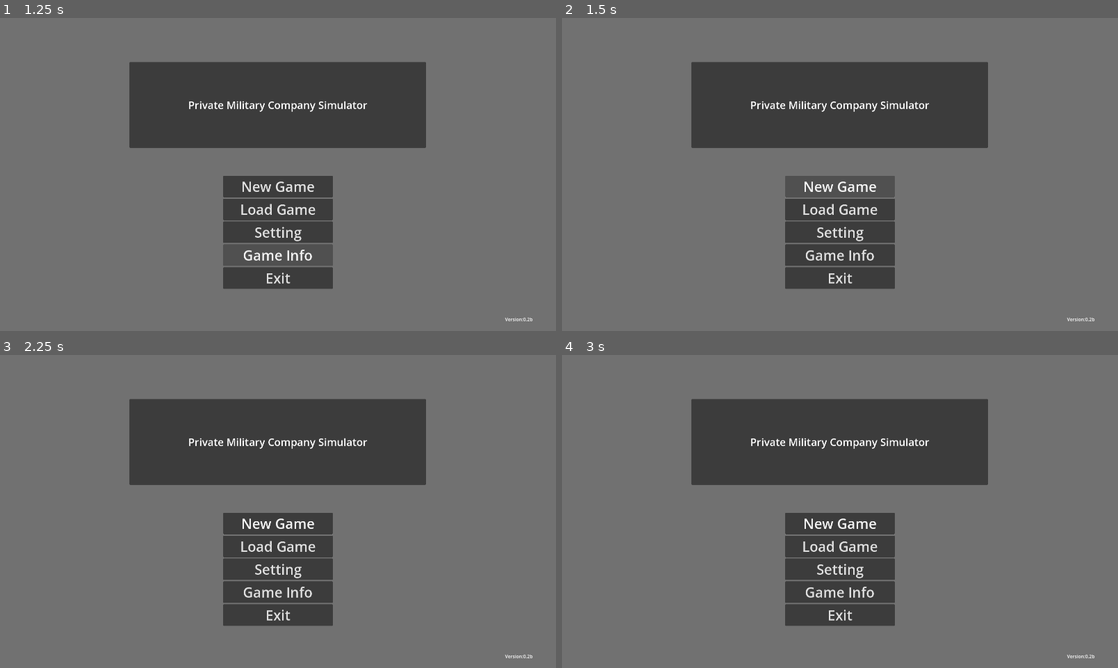
Above: before the commit, frames 1-4 (two rows, left to right).
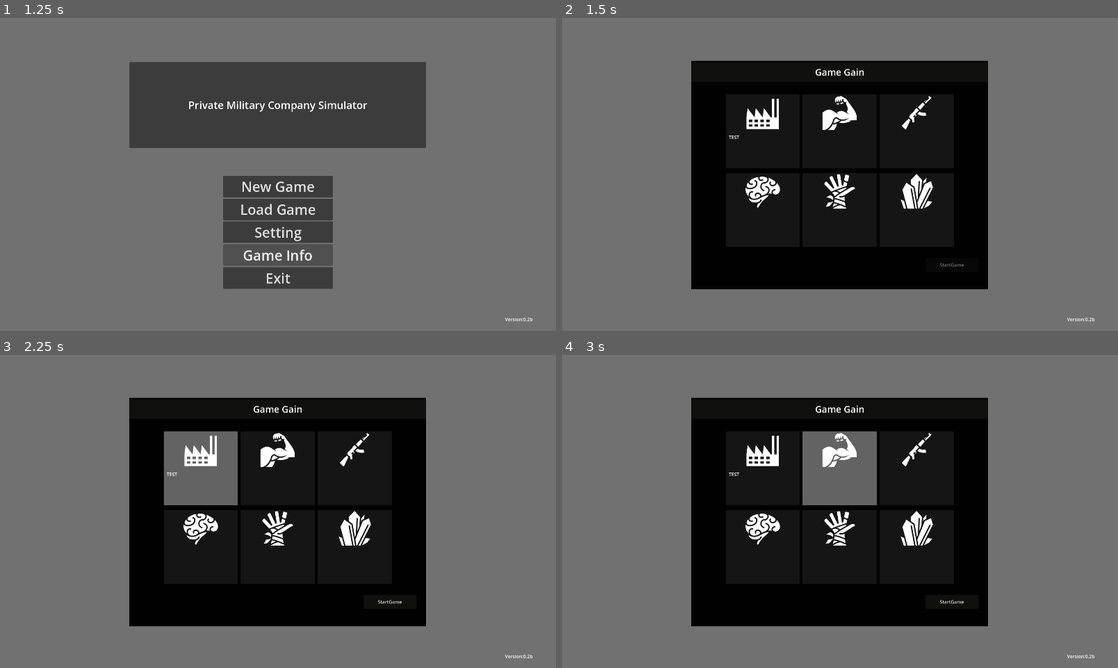
Above: after the commit, the same moments.

Repository: triplekill/testproject
Game: Godot game, scene res://Loading.tscn
Two runs of this game, one before a commit and one after it. Both use one fixed random seed, a clock stepped at 60 frames per second and the inputs below.
Inputs (mouse positions are in pixels of both pictures, inside the frame that each line leads up to):
- Up to frame 1 (1.25 s): tap Enter at 0.5 s
- Up to frame 2 (1.5 s): click "New Game" at 1.25 s
- Up to frame 3 (2.25 s): click (200, 467) at 2 s, where only the run after the commit has a clickable "TEST"
- Up to frame 4 (3 s): click (840, 467) at 2.77 s

Frame 1 is identical in both runs. In frame 2, 39% of the frame differs, in the area x 23-77%, y 13-87%; in frame 3, 38%; in frame 4, 38%.

Commit message:
更新脚手架

Diff:
--- a/language/language.csv
+++ b/language/language.csv
@@ -13,3 +13,5 @@
 S_SAVE,保存,Save
 S_CLOSED,关闭,Close
 S_FULLSCREEN,全屏,Fullscreen
+S_START,开始游戏,StartGame
+MU_DIFFICULTY,选择增益,Game Gain
--- /dev/null
+++ b/res/seletedButton.tres
@@ -0,0 +1,8 @@
+[gd_resource type="Theme" load_steps=2 format=3 uid="uid://ckksrwmn0ns3b"]
+
+[sub_resource type="StyleBoxFlat" id="StyleBoxFlat_vs1om"]
+bg_color = Color(0.388235, 0.388235, 0.388235, 1)
+border_color = Color(1, 1, 1, 1)
+
+[resource]
+Button/styles/pressed = SubResource("StyleBoxFlat_vs1om")
--- /dev/null
+++ b/scenes/ChoseDifficulty.gd
@@ -0,0 +1,51 @@
+extends Control
+
+@onready var button_1 = $Panel/MarginContainer/VBoxContainer/HBoxContainer/Panel/Button1
+@onready var button_2 = $Panel/MarginContainer/VBoxContainer/HBoxContainer/Panel2/Button2
+@onready var button_3 = $Panel/MarginContainer/VBoxContainer/HBoxContainer/Panel3/Button3
+@onready var button_4 = $Panel/MarginContainer/VBoxContainer/HBoxContainer2/Panel/Button4
+@onready var button_5 = $Panel/MarginContainer/VBoxContainer/HBoxContainer2/Panel2/Button5
+@onready var button_6 = $Panel/MarginContainer/VBoxContainer/HBoxContainer2/Panel3/Button6
+@onready var start_game_button = $Panel/StartGameButton
+
+var choiseDic = {}
+
+signal change
+
+func _ready():
+	var choisButton = ButtonGroup.new()
+	button_1.button_group = choisButton
+	button_2.button_group = choisButton
+	button_3.button_group = choisButton
+	button_4.button_group = choisButton
+	button_5.button_group = choisButton
+	button_6.button_group = choisButton
+	connect("change",Callable(self,"_on_choise"))
+
+func _on_button_1_pressed():
+	choiseDic = {"aaa":20}
+	emit_signal("change",choiseDic)
+
+func _on_button_2_pressed():
+	choiseDic = {"bbb":30}
+	emit_signal("change",choiseDic)
+
+func _on_button_3_pressed():
+	choiseDic ={"ccc":40}
+	emit_signal("change",choiseDic)
+
+func _on_button_4_pressed():
+	choiseDic ={"ddd":50}
+	emit_signal("change",choiseDic)
+
+func _on_button_5_pressed():
+	choiseDic ={"eee":60}
+	emit_signal("change",choiseDic)
+
+func _on_button_6_pressed():
+	choiseDic = {"fff":70}
+	emit_signal("change",choiseDic)
+
+func _on_choise(choiseDic):
+	print("_on_choise",choiseDic)
+	start_game_button.disabled = false
--- a/scenes/Main.gd
+++ b/scenes/Main.gd
@@ -5,6 +5,7 @@
 @onready var screensetting = $CanvasLayer/SettingControl/Panel/MarginContainer/VBoxContainer/FullScreenPanel/CheckButton
 @onready var info_control = $CanvasLayer/InfoControl
 @onready var version = $CanvasLayer/Label
+@onready var chose_difficulty = $CanvasLayer/ChoseDifficulty
 
 
 func _ready():
@@ -19,7 +20,7 @@
 	#ProjectSettings
 # 新游戏
 func _on_new_game_button_pressed():
-	pass # Replace with function body.
+	chose_difficulty.show()
 
 
 # 读取存档
@@ -53,6 +54,10 @@
 func _on_close_button_pressed():
 	$CanvasLayer/InfoControl.hide()
 
+# 开始游戏
+func _on_start_game_button_pressed():
+	get_tree().change_scene_to_file("res://scenes/NewGame.tscn")
+
 # 退出游戏
 func _on_exit_button_pressed():
 	get_tree().quit()
--- a/scenes/Main.tscn
+++ b/scenes/Main.tscn
@@ -1,7 +1,15 @@
-[gd_scene load_steps=4 format=3 uid="uid://cm2hpucripyd6"]
+[gd_scene load_steps=12 format=3 uid="uid://cm2hpucripyd6"]
 
 [ext_resource type="Script" path="res://scenes/Main.gd" id="1_p6ta0"]
 [ext_resource type="Script" path="res://scenes/SettingControl.gd" id="2_8284n"]
+[ext_resource type="Script" path="res://scenes/ChoseDifficulty.gd" id="3_uqx7l"]
+[ext_resource type="Theme" uid="uid://ckksrwmn0ns3b" path="res://res/seletedButton.tres" id="4_5e5i8"]
+[ext_resource type="Texture2D" uid="uid://o040asghe6mg" path="res://asset/icon/factory_white.png" id="5_en50q"]
+[ext_resource type="Texture2D" uid="uid://o1gw6l1rblbp" path="res://asset/icon/training_white.png" id="6_hvfyo"]
+[ext_resource type="Texture2D" uid="uid://cgyjcorrhv78b" path="res://asset/icon/weapon_white.png" id="7_tce7t"]
+[ext_resource type="Texture2D" uid="uid://vptmkwegj6ol" path="res://asset/icon/hacker_white.png" id="8_wk26e"]
+[ext_resource type="Texture2D" uid="uid://bjrhe5iuac24n" path="res://asset/icon/loot_white.png" id="9_pxj8f"]
+[ext_resource type="Texture2D" uid="uid://cjqixed3bj377" path="res://asset/icon/mine_white.png" id="10_emsxn"]
 
 [sub_resource type="StyleBoxFlat" id="StyleBoxFlat_np3cl"]
 bg_color = Color(0.00712737, 0.00546549, 0.00304819, 1)
@@ -343,6 +351,329 @@
 horizontal_alignment = 1
 vertical_alignment = 1
 
+[node name="ChoseDifficulty" type="Control" parent="CanvasLayer"]
+visible = false
+layout_mode = 3
+anchor_left = 0.5
+anchor_top = 0.137
+anchor_right = 0.5
+anchor_bottom = 0.137
+offset_left = -512.64
+offset_top = 0.0399933
+offset_right = 511.36
+offset_bottom = 788.04
+script = ExtResource("3_uqx7l")
+
+[node name="Panel" type="Panel" parent="CanvasLayer/ChoseDifficulty"]
+layout_mode = 1
+anchors_preset = 15
+anchor_right = 1.0
+anchor_bottom = 1.0
+grow_horizontal = 2
+grow_vertical = 2
+theme_override_styles/panel = SubResource("StyleBoxFlat_np3cl")
+
+[node name="MarginContainer" type="MarginContainer" parent="CanvasLayer/ChoseDifficulty/Panel"]
+layout_mode = 1
+anchors_preset = 15
+anchor_right = 1.0
+anchor_bottom = 1.0
+grow_horizontal = 2
+grow_vertical = 2
+theme_override_constants/margin_left = 5
+theme_override_constants/margin_top = 5
+theme_override_constants/margin_right = 5
+theme_override_constants/margin_bottom = 5
+
+[node name="VBoxContainer" type="VBoxContainer" parent="CanvasLayer/ChoseDifficulty/Panel/MarginContainer"]
+layout_mode = 2
+theme_override_constants/separation = 5
+
+[node name="Panel" type="Panel" parent="CanvasLayer/ChoseDifficulty/Panel/MarginContainer/VBoxContainer"]
+clip_contents = true
+custom_minimum_size = Vector2(1024, 68)
+layout_mode = 2
+
+[node name="Label" type="Label" parent="CanvasLayer/ChoseDifficulty/Panel/MarginContainer/VBoxContainer/Panel"]
+layout_mode = 1
+anchors_preset = 15
+anchor_right = 1.0
+anchor_bottom = 1.0
+grow_horizontal = 2
+grow_vertical = 2
+theme_override_font_sizes/font_size = 32
+text = "MU_DIFFICULTY"
+horizontal_alignment = 1
+vertical_alignment = 1
+
+[node name="Control" type="Control" parent="CanvasLayer/ChoseDifficulty/Panel/MarginContainer/VBoxContainer"]
+custom_minimum_size = Vector2(0, 32)
+layout_mode = 2
+
+[node name="HBoxContainer" type="HBoxContainer" parent="CanvasLayer/ChoseDifficulty/Panel/MarginContainer/VBoxContainer"]
+layout_mode = 2
+theme_override_constants/separation = 10
+alignment = 1
+
+[node name="Panel" type="Panel" parent="CanvasLayer/ChoseDifficulty/Panel/MarginContainer/VBoxContainer/HBoxContainer"]
+clip_contents = true
+custom_minimum_size = Vector2(256, 256)
+layout_mode = 2
+
+[node name="Button1" type="Button" parent="CanvasLayer/ChoseDifficulty/Panel/MarginContainer/VBoxContainer/HBoxContainer/Panel"]
+layout_mode = 1
+anchors_preset = 15
+anchor_right = 1.0
+anchor_bottom = 1.0
+grow_horizontal = 2
+grow_vertical = 2
+theme = ExtResource("4_5e5i8")
+toggle_mode = true
+
+[node name="TextureRect" type="TextureRect" parent="CanvasLayer/ChoseDifficulty/Panel/MarginContainer/VBoxContainer/HBoxContainer/Panel/Button1"]
+layout_mode = 1
+anchors_preset = 5
+anchor_left = 0.5
+anchor_right = 0.5
+offset_left = -64.0
+offset_right = 64.0
+offset_bottom = 128.0
+grow_horizontal = 2
+texture = ExtResource("5_en50q")
+
+[node name="RichTextLabel" type="RichTextLabel" parent="CanvasLayer/ChoseDifficulty/Panel/MarginContainer/VBoxContainer/HBoxContainer/Panel/Button1"]
+layout_mode = 1
+anchors_preset = 7
+anchor_left = 0.5
+anchor_top = 1.0
+anchor_right = 0.5
+anchor_bottom = 1.0
+offset_left = -117.0
+offset_top = -119.0
+offset_right = 115.0
+offset_bottom = -16.0
+grow_horizontal = 2
+grow_vertical = 0
+text = "TEST"
+
+[node name="Panel2" type="Panel" parent="CanvasLayer/ChoseDifficulty/Panel/MarginContainer/VBoxContainer/HBoxContainer"]
+clip_contents = true
+custom_minimum_size = Vector2(256, 256)
+layout_mode = 2
+
+[node name="Button2" type="Button" parent="CanvasLayer/ChoseDifficulty/Panel/MarginContainer/VBoxContainer/HBoxContainer/Panel2"]
+layout_mode = 1
+anchors_preset = 15
+anchor_right = 1.0
+anchor_bottom = 1.0
+grow_horizontal = 2
+grow_vertical = 2
+theme = ExtResource("4_5e5i8")
+toggle_mode = true
+
+[node name="TextureRect" type="TextureRect" parent="CanvasLayer/ChoseDifficulty/Panel/MarginContainer/VBoxContainer/HBoxContainer/Panel2/Button2"]
+layout_mode = 1
+anchors_preset = 5
+anchor_left = 0.5
+anchor_right = 0.5
+offset_left = -64.0
+offset_right = 64.0
+offset_bottom = 128.0
+grow_horizontal = 2
+texture = ExtResource("6_hvfyo")
+
+[node name="RichTextLabel" type="RichTextLabel" parent="CanvasLayer/ChoseDifficulty/Panel/MarginContainer/VBoxContainer/HBoxContainer/Panel2/Button2"]
+layout_mode = 1
+anchors_preset = 7
+anchor_left = 0.5
+anchor_top = 1.0
+anchor_right = 0.5
+anchor_bottom = 1.0
+offset_left = -117.0
+offset_top = -119.0
+offset_right = 115.0
+offset_bottom = -16.0
+grow_horizontal = 2
+grow_vertical = 0
+
+[node name="Panel3" type="Panel" parent="CanvasLayer/ChoseDifficulty/Panel/MarginContainer/VBoxContainer/HBoxContainer"]
+clip_contents = true
+custom_minimum_size = Vector2(256, 256)
+layout_mode = 2
+
+[node name="Button3" type="Button" parent="CanvasLayer/ChoseDifficulty/Panel/MarginContainer/VBoxContainer/HBoxContainer/Panel3"]
+layout_mode = 1
+anchors_preset = 15
+anchor_right = 1.0
+anchor_bottom = 1.0
+grow_horizontal = 2
+grow_vertical = 2
+theme = ExtResource("4_5e5i8")
+toggle_mode = true
+
+[node name="TextureRect" type="TextureRect" parent="CanvasLayer/ChoseDifficulty/Panel/MarginContainer/VBoxContainer/HBoxContainer/Panel3/Button3"]
+layout_mode = 1
+anchors_preset = 5
+anchor_left = 0.5
+anchor_right = 0.5
+offset_left = -64.0
+offset_right = 64.0
+offset_bottom = 128.0
+grow_horizontal = 2
+texture = ExtResource("7_tce7t")
+
+[node name="RichTextLabel" type="RichTextLabel" parent="CanvasLayer/ChoseDifficulty/Panel/MarginContainer/VBoxContainer/HBoxContainer/Panel3/Button3"]
+layout_mode = 1
+anchors_preset = 7
+anchor_left = 0.5
+anchor_top = 1.0
+anchor_right = 0.5
+anchor_bottom = 1.0
+offset_left = -117.0
+offset_top = -119.0
+offset_right = 115.0
+offset_bottom = -16.0
+grow_horizontal = 2
+grow_vertical = 0
+
+[node name="Control2" type="Control" parent="CanvasLayer/ChoseDifficulty/Panel/MarginContainer/VBoxContainer"]
+custom_minimum_size = Vector2(0, 5)
+layout_mode = 2
+
+[node name="HBoxContainer2" type="HBoxContainer" parent="CanvasLayer/ChoseDifficulty/Panel/MarginContainer/VBoxContainer"]
+layout_mode = 2
+theme_override_constants/separation = 10
+alignment = 1
+
+[node name="Panel" type="Panel" parent="CanvasLayer/ChoseDifficulty/Panel/MarginContainer/VBoxContainer/HBoxContainer2"]
+clip_contents = true
+custom_minimum_size = Vector2(256, 256)
+layout_mode = 2
+
+[node name="Button4" type="Button" parent="CanvasLayer/ChoseDifficulty/Panel/MarginContainer/VBoxContainer/HBoxContainer2/Panel"]
+layout_mode = 1
+anchors_preset = 15
+anchor_right = 1.0
+anchor_bottom = 1.0
+grow_horizontal = 2
+grow_vertical = 2
+theme = ExtResource("4_5e5i8")
+toggle_mode = true
+
+[node name="TextureRect" type="TextureRect" parent="CanvasLayer/ChoseDifficulty/Panel/MarginContainer/VBoxContainer/HBoxContainer2/Panel/Button4"]
+layout_mode = 1
+anchors_preset = 5
+anchor_left = 0.5
+anchor_right = 0.5
+offset_left = -64.0
+offset_right = 64.0
+offset_bottom = 128.0
+grow_horizontal = 2
+texture = ExtResource("8_wk26e")
+
+[node name="RichTextLabel" type="RichTextLabel" parent="CanvasLayer/ChoseDifficulty/Panel/MarginContainer/VBoxContainer/HBoxContainer2/Panel/Button4"]
+layout_mode = 1
+anchors_preset = 7
+anchor_left = 0.5
+anchor_top = 1.0
+anchor_right = 0.5
+anchor_bottom = 1.0
+offset_left = -117.0
+offset_top = -119.0
+offset_right = 115.0
+offset_bottom = -16.0
+grow_horizontal = 2
+grow_vertical = 0
+
+[node name="Panel2" type="Panel" parent="CanvasLayer/ChoseDifficulty/Panel/MarginContainer/VBoxContainer/HBoxContainer2"]
+clip_contents = true
+custom_minimum_size = Vector2(256, 256)
+layout_mode = 2
+
+[node name="Button5" type="Button" parent="CanvasLayer/ChoseDifficulty/Panel/MarginContainer/VBoxContainer/HBoxContainer2/Panel2"]
+layout_mode = 1
+anchors_preset = 15
+anchor_right = 1.0
+anchor_bottom = 1.0
+grow_horizontal = 2
+grow_vertical = 2
+theme = ExtResource("4_5e5i8")
+toggle_mode = true
+
+[node name="TextureRect" type="TextureRect" parent="CanvasLayer/ChoseDifficulty/Panel/MarginContainer/VBoxContainer/HBoxContainer2/Panel2/Button5"]
+layout_mode = 1
+anchors_preset = 5
+anchor_left = 0.5
+anchor_right = 0.5
+offset_left = -64.0
+offset_right = 64.0
+offset_bottom = 128.0
+grow_horizontal = 2
+texture = ExtResource("9_pxj8f")
+
+[node name="RichTextLabel" type="RichTextLabel" parent="CanvasLayer/ChoseDifficulty/Panel/MarginContainer/VBoxContainer/HBoxContainer2/Panel2/Button5"]
+layout_mode = 1
+anchors_preset = 7
+anchor_left = 0.5
+anchor_top = 1.0
+anchor_right = 0.5
+anchor_bottom = 1.0
+offset_left = -117.0
+offset_top = -119.0
+offset_right = 115.0
+offset_bottom = -16.0
+grow_horizontal = 2
+grow_vertical = 0
+
+[node name="Panel3" type="Panel" parent="CanvasLayer/ChoseDifficulty/Panel/MarginContainer/VBoxContainer/HBoxContainer2"]
+clip_contents = true
+custom_minimum_size = Vector2(256, 256)
+layout_mode = 2
+
+[node name="Button6" type="Button" parent="CanvasLayer/ChoseDifficulty/Panel/MarginContainer/VBoxContainer/HBoxContainer2/Panel3"]
+layout_mode = 1
+anchors_preset = 15
+anchor_right = 1.0
+anchor_bottom = 1.0
+grow_horizontal = 2
+grow_vertical = 2
+theme = ExtResource("4_5e5i8")
+toggle_mode = true
+
+[node name="TextureRect" type="TextureRect" parent="CanvasLayer/ChoseDifficulty/Panel/MarginContainer/VBoxContainer/HBoxContainer2/Panel3/Button6"]
+layout_mode = 1
+anchors_preset = 5
+anchor_left = 0.5
+anchor_right = 0.5
+offset_left = -64.0
+offset_right = 64.0
+offset_bottom = 128.0
+grow_horizontal = 2
+texture = ExtResource("10_emsxn")
+
+[node name="RichTextLabel" type="RichTextLabel" parent="CanvasLayer/ChoseDifficulty/Panel/MarginContainer/VBoxContainer/HBoxContainer2/Panel3/Button6"]
+layout_mode = 1
+anchors_preset = 7
+anchor_left = 0.5
+anchor_top = 1.0
+anchor_right = 0.5
+anchor_bottom = 1.0
+offset_left = -117.0
+offset_top = -119.0
+offset_right = 115.0
+offset_bottom = -16.0
+grow_horizontal = 2
+grow_vertical = 0
+
+[node name="StartGameButton" type="Button" parent="CanvasLayer/ChoseDifficulty/Panel"]
+layout_mode = 0
+offset_left = 808.0
+offset_top = 680.0
+offset_right = 992.0
+offset_bottom = 728.0
+disabled = true
+text = "S_START"
+
 [connection signal="pressed" from="CanvasLayer/MarginContainer/VBoxContainer/NewGameButton" to="." method="_on_new_game_button_pressed"]
 [connection signal="pressed" from="CanvasLayer/MarginContainer/VBoxContainer/LoadSaveButton" to="." method="_on_load_save_button_pressed"]
 [connection signal="pressed" from="CanvasLayer/MarginContainer/VBoxContainer/SettingButton" to="." method="_on_setting_button_pressed"]
@@ -350,3 +681,10 @@
 [connection signal="pressed" from="CanvasLayer/MarginContainer/VBoxContainer/ExitButton" to="." method="_on_exit_button_pressed"]
 [connection signal="pressed" from="CanvasLayer/SettingControl/Panel/SaveSettingButton" to="." method="_on_save_setting_button_pressed"]
 [connection signal="pressed" from="CanvasLayer/InfoControl/Panel/CloseButton" to="." method="_on_close_button_pressed"]
+[connection signal="pressed" from="CanvasLayer/ChoseDifficulty/Panel/MarginContainer/VBoxContainer/HBoxContainer/Panel/Button1" to="CanvasLayer/ChoseDifficulty" method="_on_button_1_pressed"]
+[connection signal="pressed" from="CanvasLayer/ChoseDifficulty/Panel/MarginContainer/VBoxContainer/HBoxContainer/Panel2/Button2" to="CanvasLayer/ChoseDifficulty" method="_on_button_2_pressed"]
+[connection signal="pressed" from="CanvasLayer/ChoseDifficulty/Panel/MarginContainer/VBoxContainer/HBoxContainer/Panel3/Button3" to="CanvasLayer/ChoseDifficulty" method="_on_button_3_pressed"]
+[connection signal="pressed" from="CanvasLayer/ChoseDifficulty/Panel/MarginContainer/VBoxContainer/HBoxContainer2/Panel/Button4" to="CanvasLayer/ChoseDifficulty" method="_on_button_4_pressed"]
+[connection signal="pressed" from="CanvasLayer/ChoseDifficulty/Panel/MarginContainer/VBoxContainer/HBoxContainer2/Panel2/Button5" to="CanvasLayer/ChoseDifficulty" method="_on_button_5_pressed"]
+[connection signal="pressed" from="CanvasLayer/ChoseDifficulty/Panel/MarginContainer/VBoxContainer/HBoxContainer2/Panel3/Button6" to="CanvasLayer/ChoseDifficulty" method="_on_button_6_pressed"]
+[connection signal="pressed" from="CanvasLayer/ChoseDifficulty/Panel/StartGameButton" to="." method="_on_start_game_button_pressed"]
--- /dev/null
+++ b/scenes/NewGame.tscn
@@ -0,0 +1,39 @@
+[gd_scene format=3 uid="uid://dve6tgqphi6qd"]
+
+[node name="Game" type="Node2D"]
+
+[node name="Control" type="Control" parent="."]
+layout_mode = 3
+anchors_preset = 15
+anchor_right = 1.0
+anchor_bottom = 1.0
+offset_right = 1920.0
+offset_bottom = 1080.0
+grow_horizontal = 2
+grow_vertical = 2
+
+[node name="Panel" type="Panel" parent="Control"]
+layout_mode = 1
+anchors_preset = 15
+anchor_right = 1.0
+anchor_bottom = 1.0
+grow_horizontal = 2
+grow_vertical = 2
+
+[node name="Label" type="Label" parent="Control/Panel"]
+layout_mode = 1
+anchors_preset = 8
+anchor_left = 0.5
+anchor_top = 0.5
+anchor_right = 0.5
+anchor_bottom = 0.5
+offset_left = -304.0
+offset_top = -180.0
+offset_right = 304.0
+offset_bottom = 180.0
+grow_horizontal = 2
+grow_vertical = 2
+theme_override_font_sizes/font_size = 98
+text = "Game"
+horizontal_alignment = 1
+vertical_alignment = 1
--- a/scripts/gamedata.gd
+++ b/scripts/gamedata.gd
@@ -1,15 +1,12 @@
 extends Node
-
-
-
 
 var FIRST_NAME_ARRAY = []
 var LAST_NAME_ARRAY = []
 
-
-
+func _ready():
+	NameDataBaseInit()
 #
-func gNameDataInit():
+func NameDataBaseInit():
 	var fileFD = FileAccess.open("res://data/name.json",FileAccess.READ)
 	var file_contents = fileFD.get_as_text()
 	fileFD.close()
@@ -17,9 +14,8 @@
 	LAST_NAME_ARRAY = json_data["last_name"]
 	FIRST_NAME_ARRAY = json_data["first_name"]
 
-
-func gGenRandomName():
-	var randomFirstName = FIRST_NAME_ARRAY[randi() % FIRST_NAME_ARRAY.size()]
-	var randomLastName = LAST_NAME_ARRAY[randi() % LAST_NAME_ARRAY.size()]
-	var name = randomFirstName+"."+randomLastName
+func getRandomName():
+	var randomFirstName = FIRST_NAME_ARRAY[ randi() % FIRST_NAME_ARRAY.size() ]
+	var randomLastName = LAST_NAME_ARRAY[ randi() % LAST_NAME_ARRAY.size() ]
+	var name = randomFirstName + "." + randomLastName
 	return name
--- a/scripts/gamesetting.gd
+++ b/scripts/gamesetting.gd
@@ -32,8 +32,6 @@
 		config.load(filePath)
 		CURRENT_DISPLAY = setDisplay(config.get_value(SETTING,DISPLAY))
 		CURRENT_ISFULL = isFullScreen()
-
-	GameData.gNameDataInit()
 
 
 func getDisplay():
Binary file added: asset/icon/factory_black.png
Not shown, added: asset/icon/factory_black.png.import
Binary file added: asset/icon/factory_white.png
Not shown, added: asset/icon/factory_white.png.import
Binary file added: asset/icon/hacker_black.png
Not shown, added: asset/icon/hacker_black.png.import
Binary file added: asset/icon/hacker_white.png
Not shown, added: asset/icon/hacker_white.png.import
Binary file added: asset/icon/loot_black.png
Not shown, added: asset/icon/loot_black.png.import
Binary file added: asset/icon/loot_white.png
Not shown, added: asset/icon/loot_white.png.import
(and 20 more such lines)
